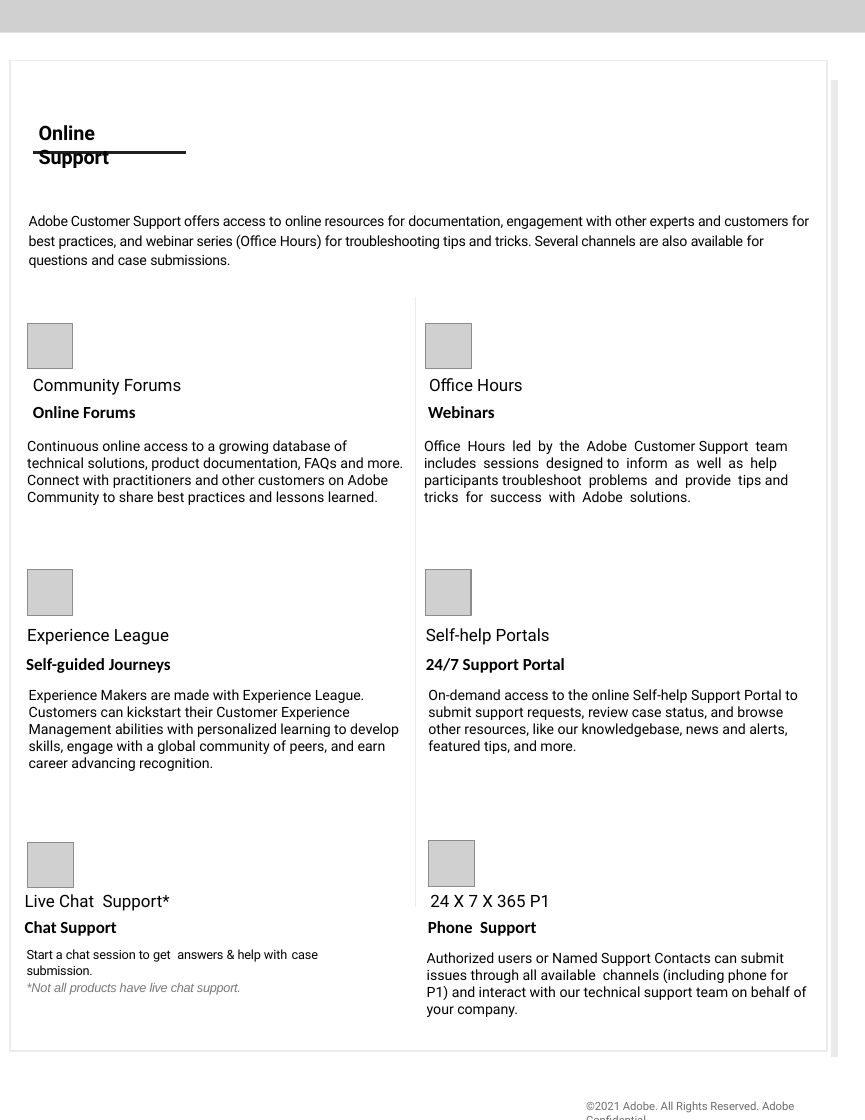
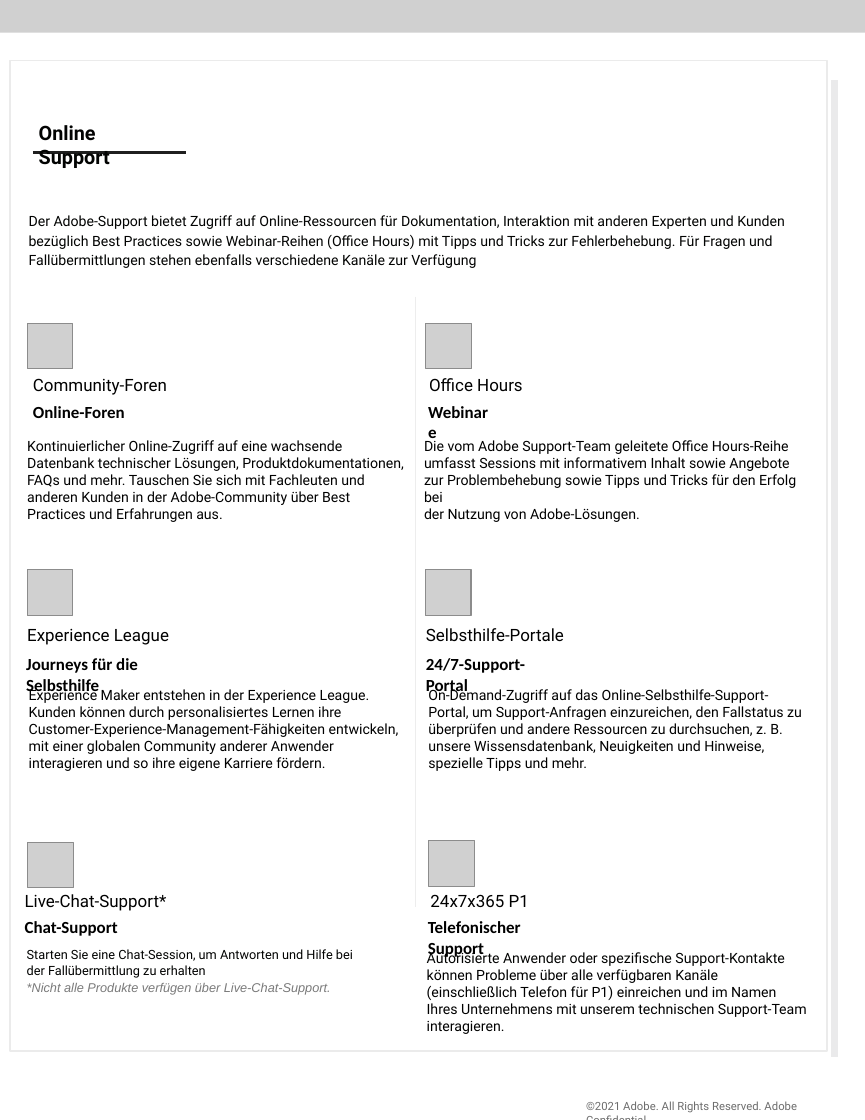
Before and after one commit to AdobeDocs/support-resources.de-DE, a slide deck: slide 2 of help/data-sheets/assets/OnlineSupportDatasheet.pptx. Drawn at 865x1120 pixels with LibreOffice and Linux fonts; fonts in the diff are those of the drawing; grey boxes stand for pictures; background and template pictures are left out. Boxes give left, top, right and bottom in pixels: in the first picture for what was removed or moved away, otherwise in the second. Text is boxed around its words. In the diff, an @@ line names an element or a change of style, - is before the commit and + after.

```diff
--- a/help/data-sheets/assets/OnlineSupportDatasheet.pptx
+++ b/help/data-sheets/assets/OnlineSupportDatasheet.pptx
@@ text at (29,215,784,268): text changed @@
-Adobe Customer Support offers access to online resources for documentation, engagement with other experts and customers for best practices, and webinar series (Office Hours) for troubleshooting tips and tricks. Several channels are also available for questions and case submissions.
+Der Adobe-Support bietet Zugriff auf Online-Ressourcen für Dokumentation, Interaktion mit anderen Experten und Kunden bezüglich Best Practices sowie Webinar-Reihen (Office Hours) mit Tipps und Tricks zur Fehlerbehebung. Für Fragen und Fallübermittlungen stehen ebenfalls verschiedene Kanäle zur Verfügung
@@ text at (33,378,167,395): text changed @@
-Community Forums
+Community-Foren
@@ text at (33,406,125,418): text changed @@
-Online Forums
+Online-Foren
@@ text at (428,406,495,418): text changed @@
-Webinars
+Webinare
@@ text at (27,440,404,522): text changed @@
-Continuous online access to a growing database of technical solutions, product documentation, FAQs and more. Connect with practitioners and other customers on Adobe Community to share best practices and lessons learned.
+Kontinuierlicher Online-Zugriff auf eine wachsende Datenbank technischer Lösungen, Produktdokumentationen, FAQs und mehr. Tauschen Sie sich mit Fachleuten und anderen Kunden in der Adobe-Community über Best Practices und Erfahrungen aus.
@@ text at (424,440,796,522): text changed @@
-Office Hours led by the Adobe Customer Support team includes sessions designed to inform as well as help participants troubleshoot problems and provide tips and tricks for success with Adobe solutions.
+Die vom Adobe Support-Team geleitete Office Hours-Reihe
+umfasst Sessions mit informativem Inhalt sowie Angebote zur Problembehebung sowie Tipps und Tricks für den Erfolg bei
+der Nutzung von Adobe-Lösungen.
@@ text at (426,628,564,641): text changed @@
-Self-help Portals
+Selbsthilfe-Portale
@@ text at (26,658,138,696): text changed @@
-Self-guided Journeys
+Journeys für die Selbsthilfe
@@ text at (426,658,525,696): text changed @@
-24/7 Support Portal
+24/7-Support-Portal
@@ text at (29,687,399,771): text changed @@
-Experience Makers are made with Experience League. Customers can kickstart their Customer Experience Management abilities with personalized learning to develop skills, engage with a global community of peers, and earn career advancing recognition.
+Experience Maker entstehen in der Experience League. Kunden können durch personalisiertes Lernen ihre Customer-Experience-Management-Fähigkeiten entwickeln, mit einer globalen Community anderer Anwender interagieren und so ihre eigene Karriere fördern.
@@ text at (428,687,802,771): text changed @@
-On-demand access to the online Self-help Support Portal to submit support requests, review case status, and browse other resources, like our knowledgebase, news and alerts, featured tips, and more.
+On-Demand-Zugriff auf das Online-Selbsthilfe-Support-Portal, um Support-Anfragen einzureichen, den Fallstatus zu überprüfen und andere Ressourcen zu durchsuchen, z. B. unsere Wissensdatenbank, Neuigkeiten und Hinweise, spezielle Tipps und mehr.
@@ text at (25,894,167,911): text changed @@
-Live Chat Support*
+Live-Chat-Support*
@@ text at (430,894,529,907): text changed @@
-24 X 7 X 365 P1
+24x7x365 P1
@@ text at (25,921,118,936): text changed @@
-Chat Support
+Chat-Support
@@ text at (428,921,521,959): text changed @@
-Phone Support
+Telefonischer Support
@@ text at (27,949,353,994): text changed @@
-Start a chat session to get answers & help with case submission.
-*Not all products have live chat support.
+Starten Sie eine Chat-Session, um Antworten und Hilfe bei der Fallübermittlung zu erhalten
+*Nicht alle Produkte verfügen über Live-Chat-Support.
@@ text at (427,950,807,1034): text changed @@
-Authorized users or Named Support Contacts can submit issues through all available channels (including phone for P1) and interact with our technical support team on behalf of your company.
+Autorisierte Anwender oder spezifische Support-Kontakte können Probleme über alle verfügbaren Kanäle (einschließlich Telefon für P1) einreichen und im Namen Ihres Unternehmens mit unserem technischen Support-Team interagieren.
@@ text "©2021 Adobe. All Rights Reserved. ..." at (586,1101,797,1113): letter spacing -0.1 to 0 pt @@
```
Also in this commit, not shown: 2 other slides changed, 7 other files.
